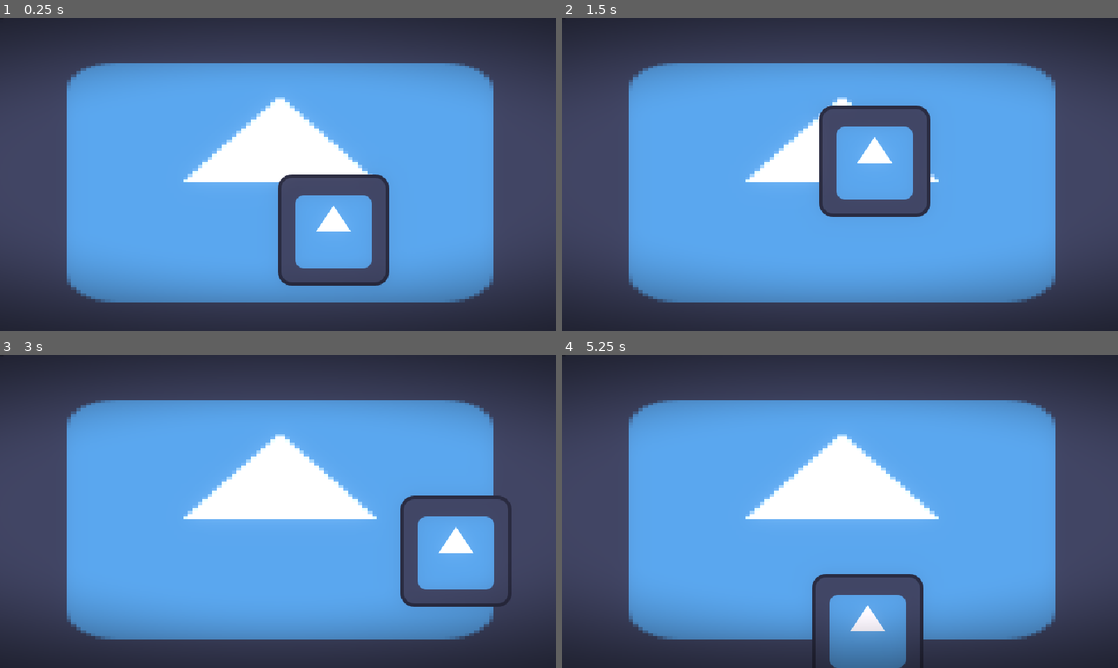
Above: before the commit, frames 1-4 (two rows, left to right).
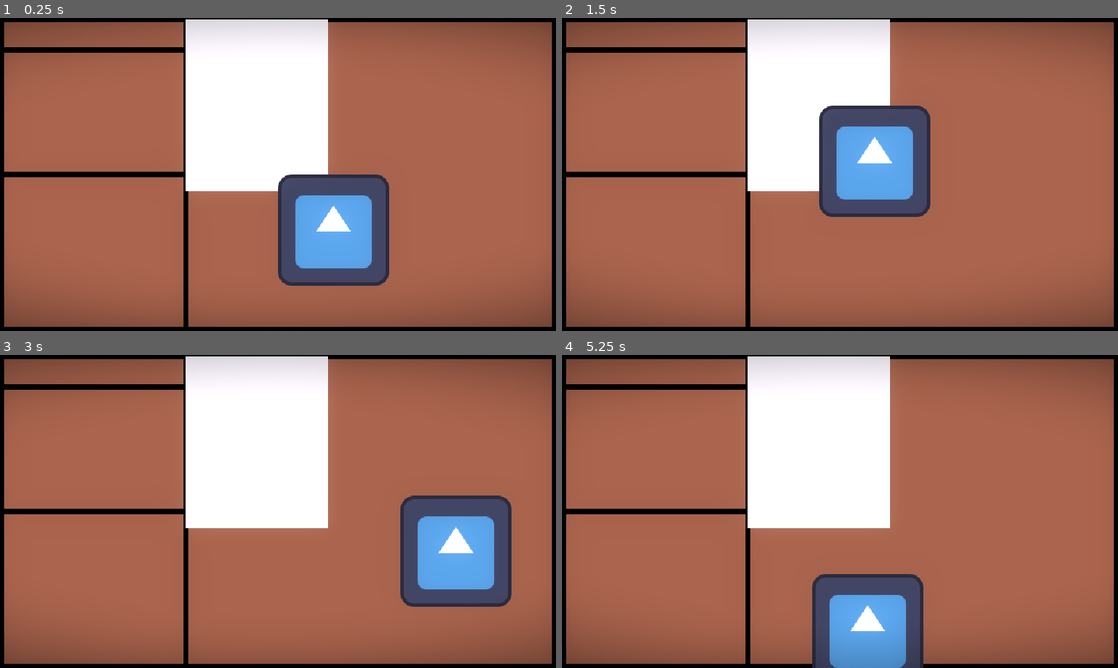
Above: after the commit, the same moments.

Repository: AdamRusv/poison-game
Game: Godot game, scene res://1_Scenes/0_Screens/gameplay.tscn
The game is run twice, just before and just after one commit, with the same random seed, the same clock (stepped at 60 frames per second) and the same inputs. The engine's default icon, where the game draws it, is replaced by a stand-in: a white triangle on a blue panel in a dark square.
Inputs (mouse positions are in pixels of both pictures, inside the frame that each line leads up to):
- Up to frame 1 (0.25 s): no input
- Up to frame 2 (1.5 s): click (817, 105) at 0.52 s; click (817, 105) at 1.27 s
- Up to frame 3 (3 s): click (255, 442) at 2.02 s; tap Enter at 2.75 s; move the mouse to (400, 495) at 2.77 s; click (400, 495) at 2.85 s
- Up to frame 4 (5.25 s): tap Space at 3.5, 5 s; move the mouse to (728, 527) at 3.52 s; click (728, 527) at 3.6 s; tap Enter at 4.25 s; move the mouse to (895, 442) at 4.27 s; click (895, 442) at 4.35 s; move the mouse to (812, 574) at 5.02 s; click (812, 574) at 5.1 s

The runs differ from the first frame. In frame 1, 89% of the frame differs, in the area x 0-100%, y 0-100%; in frame 2, 92%; in frame 3, 89%; in frame 4, 92%.

Commit message:
added paper logic, playmat manager & Ui layout

Diff:
--- a/1_Scenes/0_Screens/gameplay.tscn
+++ b/1_Scenes/0_Screens/gameplay.tscn
@@ -1,6 +1,7 @@
 [gd_scene format=3 uid="uid://b30uvlt6um85f"]
 
-[ext_resource type="Texture2D" uid="uid://dles5edvcuuvr" path="res://0_Art/icon.svg" id="1_appy1"]
+[ext_resource type="Texture2D" uid="uid://cgkjx4wb04kro" path="res://0_Art/2_PNGs/test layout background.png" id="1_lv7np"]
+[ext_resource type="Script" uid="uid://4xhbwaoygr14" path="res://2_Scripts/2_Independent/playmat manager.gd" id="2_lv7np"]
 
 [node name="Gameplay" type="Control" unique_id=1427164321]
 layout_mode = 3
@@ -10,7 +11,89 @@
 grow_horizontal = 2
 grow_vertical = 2
 
-[node name="Icon" type="Sprite2D" parent="." unique_id=130622923]
-position = Vector2(322.49997, 182.49998)
-scale = Vector2(5.585937, 3.2734373)
-texture = ExtResource("1_appy1")
+[node name="MarginContainer" type="MarginContainer" parent="." unique_id=1928083459]
+layout_mode = 1
+anchors_preset = 15
+anchor_right = 1.0
+anchor_bottom = 1.0
+grow_horizontal = 2
+grow_vertical = 2
+theme_override_constants/margin_left = 2
+theme_override_constants/margin_top = 2
+theme_override_constants/margin_right = 2
+theme_override_constants/margin_bottom = 2
+
+[node name="HBoxContainer" type="HBoxContainer" parent="MarginContainer" unique_id=372372147]
+layout_mode = 2
+theme_override_constants/separation = 0
+
+[node name="VBoxContainer" type="VBoxContainer" parent="MarginContainer/HBoxContainer" unique_id=1137307275]
+layout_mode = 2
+size_flags_horizontal = 3
+theme_override_constants/separation = 0
+
+[node name="Accessibility" type="MarginContainer" parent="MarginContainer/HBoxContainer/VBoxContainer" unique_id=1348033393]
+layout_mode = 2
+size_flags_vertical = 3
+size_flags_stretch_ratio = 0.2
+
+[node name="NinePatchRect" type="NinePatchRect" parent="MarginContainer/HBoxContainer/VBoxContainer/Accessibility" unique_id=1655563843]
+layout_mode = 2
+size_flags_vertical = 3
+texture = ExtResource("1_lv7np")
+region_rect = Rect2(0, 0, 16, 16)
+patch_margin_left = 4
+patch_margin_top = 4
+patch_margin_right = 4
+patch_margin_bottom = 4
+
+[node name="Character" type="MarginContainer" parent="MarginContainer/HBoxContainer/VBoxContainer" unique_id=1308443707]
+layout_mode = 2
+size_flags_vertical = 3
+size_flags_stretch_ratio = 0.8
+
+[node name="NinePatchRect" type="NinePatchRect" parent="MarginContainer/HBoxContainer/VBoxContainer/Character" unique_id=556527173]
+layout_mode = 2
+size_flags_vertical = 3
+texture = ExtResource("1_lv7np")
+region_rect = Rect2(0, 0, 16, 16)
+patch_margin_left = 4
+patch_margin_top = 4
+patch_margin_right = 4
+patch_margin_bottom = 4
+
+[node name="Cups" type="MarginContainer" parent="MarginContainer/HBoxContainer/VBoxContainer" unique_id=522748834]
+layout_mode = 2
+size_flags_vertical = 3
+
+[node name="NinePatchRect" type="NinePatchRect" parent="MarginContainer/HBoxContainer/VBoxContainer/Cups" unique_id=1201418195]
+layout_mode = 2
+size_flags_vertical = 3
+texture = ExtResource("1_lv7np")
+region_rect = Rect2(0, 0, 16, 16)
+patch_margin_left = 4
+patch_margin_top = 4
+patch_margin_right = 4
+patch_margin_bottom = 4
+
+[node name="Playmat" type="MarginContainer" parent="MarginContainer/HBoxContainer" unique_id=1398525186 node_paths=PackedStringArray("paperHolder")]
+layout_mode = 2
+size_flags_horizontal = 3
+size_flags_vertical = 3
+size_flags_stretch_ratio = 2.0
+script = ExtResource("2_lv7np")
+paperHolder = NodePath("Paper Holder")
+
+[node name="NinePatchRect" type="NinePatchRect" parent="MarginContainer/HBoxContainer/Playmat" unique_id=331557050]
+layout_mode = 2
+size_flags_vertical = 3
+texture = ExtResource("1_lv7np")
+region_rect = Rect2(0, 0, 16, 16)
+patch_margin_left = 4
+patch_margin_top = 4
+patch_margin_right = 4
+patch_margin_bottom = 4
+
+[node name="Paper Holder" type="Control" parent="MarginContainer/HBoxContainer/Playmat" unique_id=72630569]
+clip_contents = true
+layout_mode = 2
--- a/1_Scenes/0_Screens/overlay.tscn
+++ b/1_Scenes/0_Screens/overlay.tscn
@@ -54,3 +54,4 @@
 anchor_bottom = 1.0
 grow_horizontal = 2
 grow_vertical = 2
+mouse_filter = 2
--- /dev/null
+++ b/1_Scenes/1_Objects/paper.tscn
@@ -0,0 +1,21 @@
+[gd_scene format=3 uid="uid://bfv3tle6cmsug"]
+
+[ext_resource type="Script" uid="uid://b1hcjlnogkytj" path="res://2_Scripts/2_Independent/paper.gd" id="1_v0ol5"]
+
+[node name="Paper" type="ColorRect" unique_id=1025101708 node_paths=PackedStringArray("parentNode", "detectionArea")]
+z_index = 1
+offset_right = 164.0
+offset_bottom = 197.0
+script = ExtResource("1_v0ol5")
+parentNode = NodePath(".")
+detectionArea = NodePath("Button")
+
+[node name="Button" type="Button" parent="." unique_id=1229789884]
+layout_mode = 1
+anchors_preset = 15
+anchor_right = 1.0
+anchor_bottom = 1.0
+grow_horizontal = 2
+grow_vertical = 2
+focus_mode = 0
+flat = true
--- /dev/null
+++ b/2_Scripts/2_Independent/clickdrag.gd
@@ -0,0 +1,38 @@
+extends Control
+
+class_name ClickDrag
+
+@export_category("References")
+@export var parentNode : Control
+@export var detectionArea : Button
+
+var mouseOffset : Vector2 = Vector2.ZERO
+var isHeld : bool = false
+
+func _ready() -> void:
+	_set_connections()
+
+func _set_connections() -> void:
+	detectionArea.mouse_entered.connect(_on_enter)
+	detectionArea.mouse_exited.connect(_on_exit)
+	detectionArea.button_up.connect(_on_up)
+	detectionArea.button_down.connect(_on_down)
+
+func _process(delta: float) -> void:
+	if isHeld == true:
+		parentNode.position = get_global_mouse_position() + mouseOffset
+
+#---------------------------
+
+func _on_enter() -> void:
+	pass
+
+func _on_exit() -> void:
+	pass
+
+func _on_up() -> void:
+	isHeld = false
+
+func _on_down() -> void:
+	mouseOffset = parentNode.position - get_global_mouse_position()
+	isHeld = true
--- /dev/null
+++ b/2_Scripts/2_Independent/paper.gd
@@ -0,0 +1,24 @@
+extends ClickDrag
+
+class_name Paper
+
+var playmat : PlaymatManager = null
+
+var paperPadding : float = 40
+
+func _process(delta: float) -> void:
+	super._process(delta)
+	_clamp_paper()
+
+func _on_down() -> void:
+	super._on_down()
+	playmat.paperHolder.move_child(self, playmat.paperHolder.get_children().size() - 1)
+
+#-------------------
+
+func _clamp_paper():
+	var playmatRect : Rect2 = playmat.get_rect()
+	var paperRect : Rect2 = parentNode.get_rect()
+
+	parentNode.position.x = clamp(parentNode.position.x, 0 - paperPadding, playmatRect.size.x - paperRect.size.x + paperPadding)
+	parentNode.position.y = clamp(parentNode.position.y, 0 - paperPadding, playmatRect.size.y - paperRect.size.y + paperPadding)
--- /dev/null
+++ b/2_Scripts/2_Independent/playmat manager.gd
@@ -0,0 +1,29 @@
+extends Control
+
+class_name PlaymatManager
+
+@export_category("References")
+@export var paperHolder : Control
+
+var testPaperRef : PackedScene = load("res://1_Scenes/1_Objects/paper.tscn") #TODO: Make actual papers, replace variable
+
+var papers : Array[Paper]
+
+func _ready() -> void:
+	await get_tree().process_frame
+	_create_paper(testPaperRef, Color.RED)
+	_create_paper(testPaperRef, Color.DARK_CYAN)
+	_create_paper(testPaperRef, Color.WHITE)
+
+
+#-----------------------
+
+func _create_paper(paperRef : PackedScene, paperColor : Color):
+	var paperInstance : Paper = paperRef.instantiate()
+
+	paperInstance.self_modulate = paperColor
+	paperInstance.playmat = self
+
+
+
+	paperHolder.add_child(paperInstance)
--- a/4_Shaders/1_Materials/ppf.tres
+++ b/4_Shaders/1_Materials/ppf.tres
@@ -8,7 +8,7 @@
 shader_parameter/enableBloom = true
 shader_parameter/enableChromAb = false
 shader_parameter/enableColorGrade = true
-shader_parameter/vignetteRadius = 0.650000030875
+shader_parameter/vignetteRadius = 0.79200003762
 shader_parameter/vignetteSoftness = 0.6000000285
 shader_parameter/vignetteStrength = 0.550000026125
 shader_parameter/bloomStrength = 0.2
Binary file added: 0_Art/0_Aseprite (.ase)/test layout background.aseprite
Binary file added: 0_Art/2_PNGs/test layout background.png
Not shown, added: 0_Art/2_PNGs/test layout background.png.import
Not shown, added: 2_Scripts/2_Independent/clickdrag.gd.uid
Not shown, added: 2_Scripts/2_Independent/paper.gd.uid
Not shown, added: 2_Scripts/2_Independent/playmat manager.gd.uid
